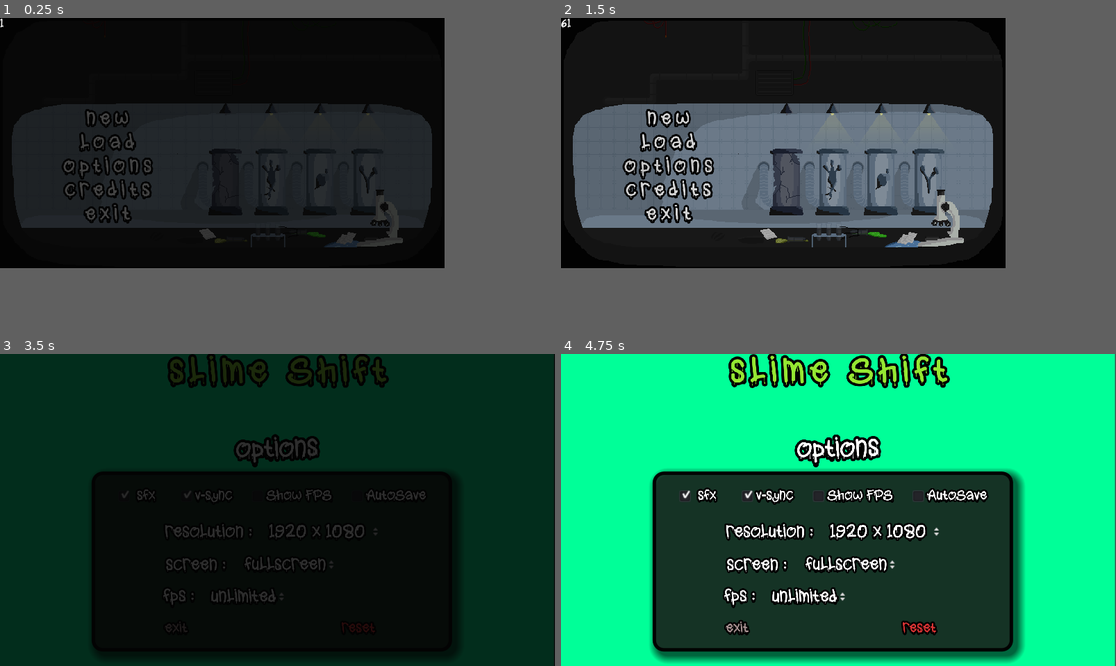
Above: before the commit, frames 1-4 (two rows, left to right).
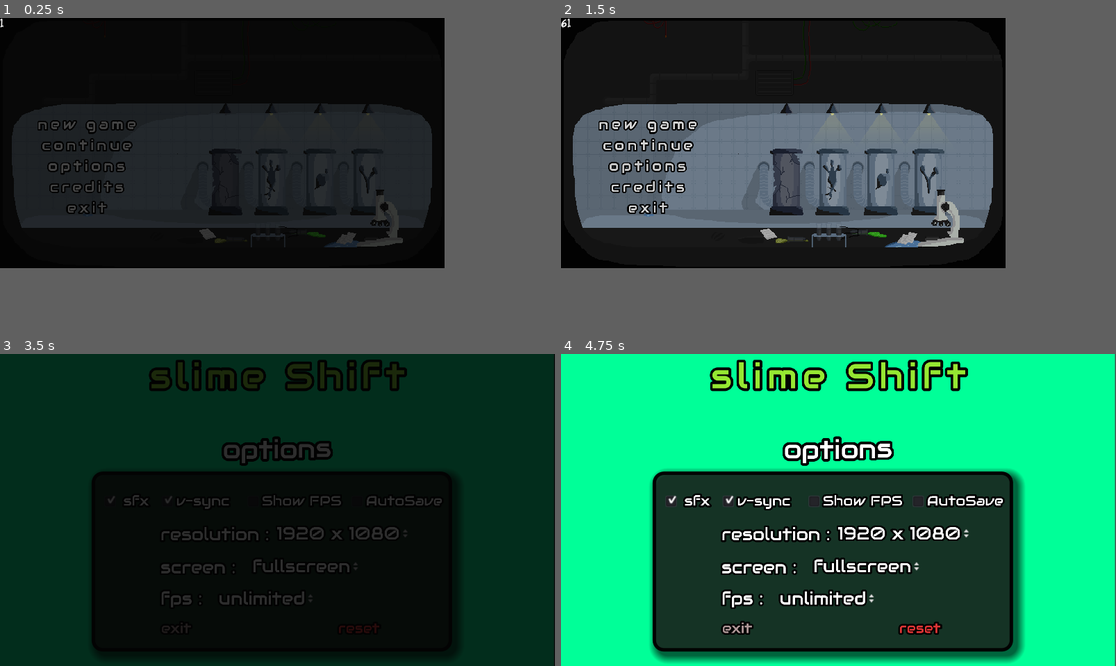
Above: after the commit, the same moments.

Repository: moha2008dev/slime-shift
Game: Godot game, scene res://scenes/main_menu.tscn
Same seed, same stepped clock (60 frames per second), same inputs: the game is played once before the commit and once after it.
Inputs:
- Up to frame 1 (0.25 s): no input
- Up to frame 2 (1.5 s): click "load" (after the commit: "continue") at 0.5 s; click "options" at 1.25 s
- Up to frame 3 (3.5 s): click "credits" at 2 s; click "new" (after the commit: "new game") at 2.75 s
- Up to frame 4 (4.75 s): hold D (right) from 3.53 s (still down); tap Shift (switch) at 3.6, 4.35 s; tap W (up) at 3.77, 4.52 s

The runs differ from the first frame. In frame 1, 2.6% of the frame differs, in the area x 6-28%, y 29-66%; in frame 2, 3.1%; in frame 3, 6.4%; in frame 4, 11%, in the area x 19-80%, y 0-91%.

Commit message:
some eddits

Diff:
--- a/scenes/credits.tscn
+++ b/scenes/credits.tscn
@@ -1,6 +1,6 @@
 [gd_scene load_steps=9 format=2]
 
-[ext_resource path="res://fonts/SlimeDrip-m2GJv.ttf" type="DynamicFontData" id=1]
+[ext_resource path="res://fonts/Audiowide-Regular.ttf" type="DynamicFontData" id=1]
 [ext_resource path="res://scripts/credits.gd" type="Script" id=2]
 
 [sub_resource type="StyleBoxFlat" id=1]
@@ -51,7 +51,7 @@
 "times": PoolRealArray( 0, 30 ),
 "transitions": PoolRealArray( 1, 1 ),
 "update": 0,
-"values": [ Vector2( 0, 600 ), Vector2( 0, -2750 ) ]
+"values": [ Vector2( 140, 400 ), Vector2( 140, -1650 ) ]
 }
 
 [node name="credits" type="Control"]
@@ -71,8 +71,9 @@
 anchor_bottom = 0.5
 margin_left = -320.0
 margin_top = 420.0
-margin_right = 328.0
-margin_bottom = 3331.0
+margin_right = 391.0
+margin_bottom = 3895.0
+rect_scale = Vector2( 0.5, 0.5 )
 custom_colors/font_color = Color( 1, 1, 1, 1 )
 custom_fonts/font = SubResource( 6 )
 text = "slime shift
--- a/scenes/loading.tscn
+++ b/scenes/loading.tscn
@@ -1,7 +1,7 @@
 [gd_scene load_steps=8 format=2]
 
 [ext_resource path="res://scripts/loading.gd" type="Script" id=1]
-[ext_resource path="res://fonts/SlimeDrip-m2GJv.ttf" type="DynamicFontData" id=2]
+[ext_resource path="res://fonts/Audiowide-Regular.ttf" type="DynamicFontData" id=2]
 
 [sub_resource type="StyleBoxFlat" id=1]
 bg_color = Color( 0, 1, 0.607843, 1 )
--- a/scenes/main_menu.tscn
+++ b/scenes/main_menu.tscn
@@ -1,7 +1,7 @@
 [gd_scene load_steps=12 format=2]
 
 [ext_resource path="res://scripts/main_menu.gd" type="Script" id=1]
-[ext_resource path="res://fonts/SlimeDrip-m2GJv.ttf" type="DynamicFontData" id=2]
+[ext_resource path="res://fonts/Audiowide-Regular.ttf" type="DynamicFontData" id=2]
 [ext_resource path="res://2d arts/Artboard_1.png2.png" type="Texture" id=3]
 
 [sub_resource type="StyleBoxTexture" id=9]
@@ -43,15 +43,15 @@
 anchor_right = 0.5
 anchor_bottom = 1.0
 margin_left = -270.0
-margin_top = -230.0
+margin_top = -220.0
 margin_right = 30.0
-margin_bottom = 7.0
-rect_scale = Vector2( 0.7, 0.7 )
+margin_bottom = 72.0
+rect_scale = Vector2( 0.5, 0.5 )
 custom_constants/separation = 8
 
 [node name="new2" type="Button" parent="VBoxContainer"]
 margin_right = 300.0
-margin_bottom = 41.0
+margin_bottom = 52.0
 custom_colors/font_color = Color( 1, 1, 1, 1 )
 custom_colors/font_color_hover = Color( 0.0352941, 0.627451, 0, 1 )
 custom_fonts/font = SubResource( 2 )
@@ -60,13 +60,13 @@
 custom_styles/focus = SubResource( 3 )
 custom_styles/disabled = SubResource( 3 )
 custom_styles/normal = SubResource( 3 )
-text = "new"
+text = "new game"
 flat = true
 
-[node name="load2" type="Button" parent="VBoxContainer"]
-margin_top = 49.0
+[node name="continue" type="Button" parent="VBoxContainer"]
+margin_top = 60.0
 margin_right = 300.0
-margin_bottom = 90.0
+margin_bottom = 112.0
 custom_colors/font_color = Color( 1, 1, 1, 1 )
 custom_colors/font_color_hover = Color( 1, 0.545098, 0, 1 )
 custom_fonts/font = SubResource( 2 )
@@ -75,13 +75,13 @@
 custom_styles/focus = SubResource( 5 )
 custom_styles/disabled = SubResource( 5 )
 custom_styles/normal = SubResource( 5 )
-text = "load"
+text = "continue"
 flat = true
 
 [node name="options2" type="Button" parent="VBoxContainer"]
-margin_top = 98.0
+margin_top = 120.0
 margin_right = 300.0
-margin_bottom = 139.0
+margin_bottom = 172.0
 custom_colors/font_color = Color( 1, 1, 1, 1 )
 custom_colors/font_color_hover = Color( 1, 0.992157, 0, 1 )
 custom_fonts/font = SubResource( 2 )
@@ -94,9 +94,9 @@
 flat = true
 
 [node name="credits2" type="Button" parent="VBoxContainer"]
-margin_top = 147.0
+margin_top = 180.0
 margin_right = 300.0
-margin_bottom = 188.0
+margin_bottom = 232.0
 custom_colors/font_color = Color( 1, 1, 1, 1 )
 custom_colors/font_color_hover = Color( 0, 0.054902, 1, 1 )
 custom_fonts/font = SubResource( 2 )
@@ -109,9 +109,9 @@
 flat = true
 
 [node name="exit2" type="Button" parent="VBoxContainer"]
-margin_top = 196.0
+margin_top = 240.0
 margin_right = 300.0
-margin_bottom = 237.0
+margin_bottom = 292.0
 custom_colors/font_color = Color( 1, 1, 1, 1 )
 custom_colors/font_color_hover = Color( 0.882353, 0.211765, 0.211765, 1 )
 custom_fonts/font = SubResource( 2 )
@@ -124,7 +124,7 @@
 flat = true
 
 [connection signal="pressed" from="VBoxContainer/new2" to="." method="_on_new2_pressed"]
-[connection signal="pressed" from="VBoxContainer/load2" to="." method="_on_load2_pressed"]
+[connection signal="pressed" from="VBoxContainer/continue" to="." method="_on_load2_pressed"]
 [connection signal="pressed" from="VBoxContainer/options2" to="." method="_on_options2_pressed"]
 [connection signal="pressed" from="VBoxContainer/credits2" to="." method="_on_credits2_pressed"]
 [connection signal="pressed" from="VBoxContainer/exit2" to="." method="_on_exit2_pressed"]
--- a/scenes/options.tscn
+++ b/scenes/options.tscn
@@ -1,7 +1,7 @@
 [gd_scene load_steps=19 format=2]
 
-[ext_resource path="res://fonts/SlimeDrip-m2GJv.ttf" type="DynamicFontData" id=1]
 [ext_resource path="res://scripts/options.gd" type="Script" id=2]
+[ext_resource path="res://fonts/Audiowide-Regular.ttf" type="DynamicFontData" id=3]
 
 [sub_resource type="StyleBoxFlat" id=1]
 bg_color = Color( 0, 1, 0.6, 1 )
@@ -25,18 +25,18 @@
 outline_size = 3
 outline_color = Color( 0, 0, 0, 1 )
 extra_spacing_char = 6
-font_data = ExtResource( 1 )
+font_data = ExtResource( 3 )
 
 [sub_resource type="DynamicFont" id=4]
 size = 30
 outline_size = 3
 outline_color = Color( 0, 0, 0, 1 )
-font_data = ExtResource( 1 )
+font_data = ExtResource( 3 )
 
 [sub_resource type="DynamicFont" id=5]
 outline_size = 2
 outline_color = Color( 0, 0, 0, 1 )
-font_data = ExtResource( 1 )
+font_data = ExtResource( 3 )
 
 [sub_resource type="StyleBoxEmpty" id=10]
 
@@ -48,7 +48,7 @@
 size = 20
 outline_size = 2
 outline_color = Color( 0, 0, 0, 1 )
-font_data = ExtResource( 1 )
+font_data = ExtResource( 3 )
 
 [sub_resource type="StyleBoxEmpty" id=16]
 
@@ -60,12 +60,12 @@
 size = 20
 outline_size = 2
 outline_color = Color( 0, 0, 0, 1 )
-font_data = ExtResource( 1 )
+font_data = ExtResource( 3 )
 
 [sub_resource type="DynamicFont" id=9]
 outline_size = 2
 outline_color = Color( 0, 0, 0, 1 )
-font_data = ExtResource( 1 )
+font_data = ExtResource( 3 )
 
 [sub_resource type="StyleBoxEmpty" id=13]
 
@@ -96,10 +96,13 @@
 
 [node name="GameName" type="Label" parent="Panel"]
 anchor_left = 0.5
+anchor_top = 0.5
 anchor_right = 0.5
-margin_left = -125.0
-margin_right = 125.0
-margin_bottom = 55.0
+anchor_bottom = 0.5
+margin_left = -147.5
+margin_top = -181.0
+margin_right = 147.5
+margin_bottom = -126.0
 custom_colors/font_color = Color( 0.588235, 0.909804, 0.2, 1 )
 custom_fonts/font = SubResource( 15 )
 text = "slime Shift"
@@ -109,9 +112,9 @@
 anchor_left = 0.5
 anchor_right = 0.5
 margin_left = -69.0
-margin_top = 62.0
+margin_top = 50.0
 margin_right = 69.0
-margin_bottom = 155.0
+margin_bottom = 143.0
 custom_fonts/normal_font = SubResource( 4 )
 bbcode_enabled = true
 bbcode_text = "
@@ -120,10 +123,10 @@
 options"
 
 [node name="sfx" type="CheckBox" parent="Panel"]
-margin_left = 135.0
-margin_top = 149.0
-margin_right = 187.0
-margin_bottom = 179.0
+margin_left = 119.0
+margin_top = 150.0
+margin_right = 179.0
+margin_bottom = 190.0
 custom_colors/font_color = Color( 1, 1, 1, 1 )
 custom_fonts/font = SubResource( 5 )
 custom_styles/hover = SubResource( 10 )
@@ -136,10 +139,10 @@
 align = 1
 
 [node name="v-sync" type="CheckBox" parent="Panel"]
-margin_left = 207.0
-margin_top = 149.0
-margin_right = 271.0
-margin_bottom = 179.0
+margin_left = 185.0
+margin_top = 150.0
+margin_right = 267.0
+margin_bottom = 190.0
 custom_colors/font_color = Color( 1, 1, 1, 1 )
 custom_fonts/font = SubResource( 5 )
 custom_styles/hover = SubResource( 11 )
@@ -152,10 +155,10 @@
 align = 1
 
 [node name="Show FPS" type="CheckBox" parent="Panel"]
-margin_left = 289.0
-margin_top = 149.0
-margin_right = 384.0
-margin_bottom = 179.0
+margin_left = 284.0
+margin_top = 150.0
+margin_right = 395.0
+margin_bottom = 190.0
 custom_colors/font_color = Color( 1, 1, 1, 1 )
 custom_fonts/font = SubResource( 5 )
 custom_styles/hover = SubResource( 12 )
@@ -169,9 +172,9 @@
 
 [node name="AutoSave" type="CheckBox" parent="Panel"]
 margin_left = 404.0
-margin_top = 149.0
-margin_right = 493.0
-margin_bottom = 179.0
+margin_top = 150.0
+margin_right = 511.0
+margin_bottom = 190.0
 custom_colors/font_color = Color( 1, 1, 1, 1 )
 custom_fonts/font = SubResource( 5 )
 custom_styles/hover = SubResource( 12 )
@@ -184,10 +187,10 @@
 align = 1
 
 [node name="resolution" type="OptionButton" parent="Panel"]
-margin_left = 310.0
-margin_top = 191.0
-margin_right = 441.0
-margin_bottom = 219.0
+margin_left = 319.0
+margin_top = 193.0
+margin_right = 450.0
+margin_bottom = 221.0
 custom_colors/font_color = Color( 1, 1, 1, 1 )
 custom_fonts/font = SubResource( 6 )
 custom_styles/hover = SubResource( 16 )
@@ -199,10 +202,10 @@
 flat = true
 
 [node name="screen" type="OptionButton" parent="Panel"]
-margin_left = 282.0
-margin_top = 229.0
-margin_right = 383.0
-margin_bottom = 257.0
+margin_left = 291.0
+margin_top = 231.0
+margin_right = 392.0
+margin_bottom = 259.0
 custom_colors/font_color = Color( 1, 1, 1, 1 )
 custom_fonts/font = SubResource( 6 )
 custom_styles/hover = SubResource( 17 )
@@ -214,10 +217,10 @@
 flat = true
 
 [node name="fps" type="OptionButton" parent="Panel"]
-margin_left = 243.0
-margin_top = 266.0
-margin_right = 306.0
-margin_bottom = 294.0
+margin_left = 252.0
+margin_top = 268.0
+margin_right = 315.0
+margin_bottom = 296.0
 custom_colors/font_color = Color( 1, 1, 1, 1 )
 custom_fonts/font = SubResource( 6 )
 custom_styles/hover = SubResource( 18 )
@@ -286,6 +289,10 @@
 text = "exit"
 flat = true
 
+[node name="HBoxContainer" type="HBoxContainer" parent="."]
+margin_right = 372.0
+margin_bottom = 40.0
+
 [connection signal="toggled" from="Panel/sfx" to="." method="_on_sfx_toggled"]
 [connection signal="toggled" from="Panel/v-sync" to="." method="_on_vsync_toggled"]
 [connection signal="toggled" from="Panel/Show FPS" to="." method="_on_Show_FPS_toggled"]
--- a/scenes/test.tscn
+++ b/scenes/test.tscn
@@ -1,6 +1,6 @@
 [gd_scene load_steps=4 format=2]
 
-[ext_resource path="res://fonts/SlimeDrip-m2GJv.ttf" type="DynamicFontData" id=1]
+[ext_resource path="res://fonts/Audiowide-Regular.ttf" type="DynamicFontData" id=1]
 
 [sub_resource type="StyleBoxFlat" id=1]
 bg_color = Color( 0, 1, 0.607843, 1 )
@@ -26,10 +26,10 @@
 anchor_top = 0.5
 anchor_right = 0.5
 anchor_bottom = 0.5
-margin_left = -171.0
-margin_top = -25.5
-margin_right = 171.0
-margin_bottom = 25.5
+margin_left = -209.5
+margin_top = -32.5
+margin_right = 209.5
+margin_bottom = 32.5
 custom_colors/font_color = Color( 1, 1, 1, 1 )
 custom_fonts/font = SubResource( 2 )
 text = "is very good"
Binary file added: fonts/Audiowide-Regular.ttf
